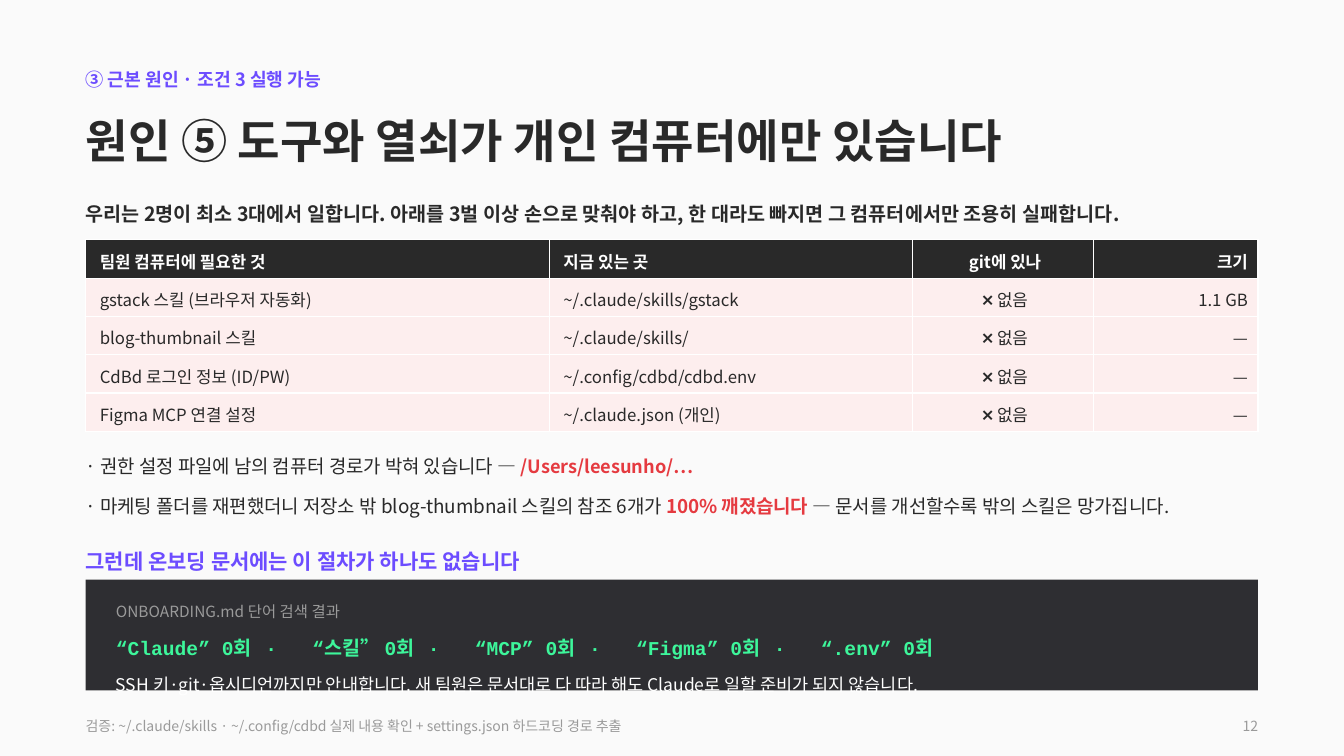
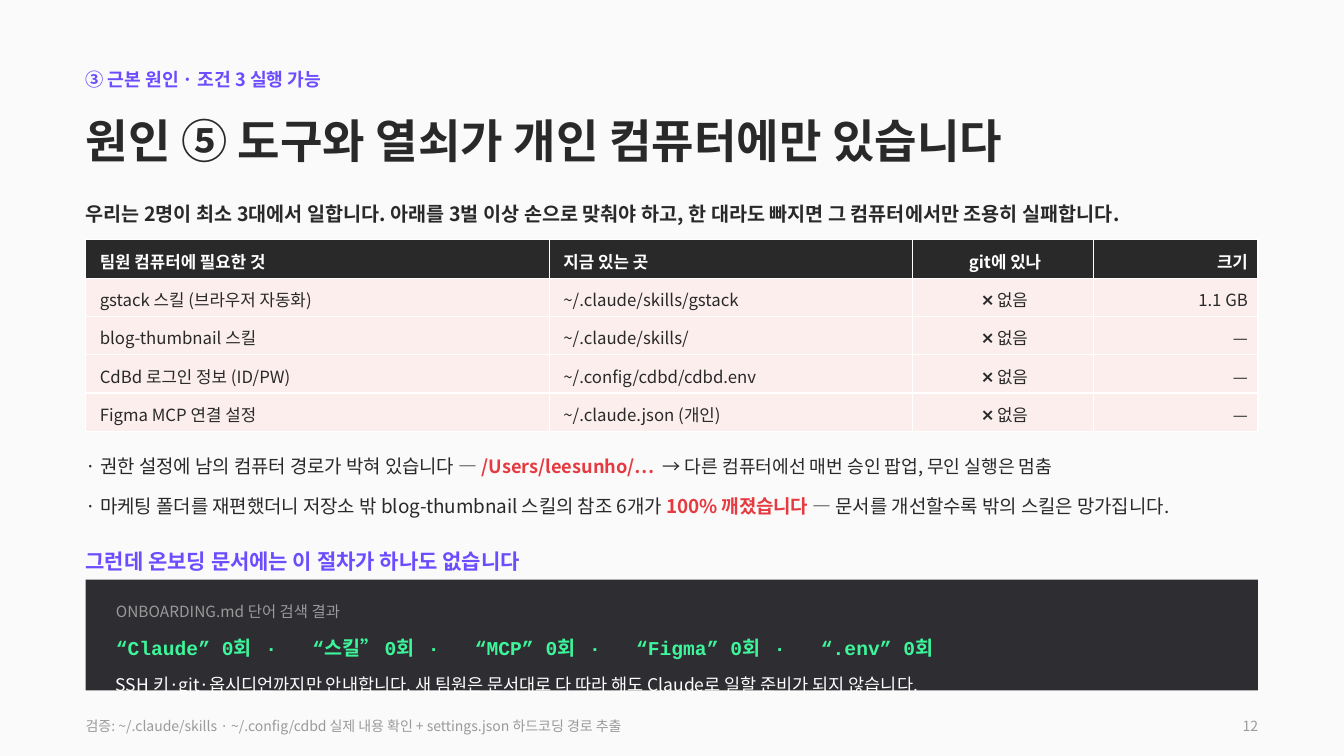
Before and after one commit to CdBd-in/design, a slide deck: slide 12 of CdBd 문서 체계 진단 및 개편 제안.pptx. Drawn at 1344x756 pixels with LibreOffice and Linux fonts; fonts in the diff are those of the drawing. Boxes give left, top, right and bottom in pixels: in the first picture for what was removed or moved away, otherwise in the second. Text is boxed around its words. In the diff, an @@ line names an element or a change of style, - is before the commit and + after.

```diff
--- a/CdBd 문서 체계 진단 및 개편 제안.pptx
+++ b/CdBd 문서 체계 진단 및 개편 제안.pptx
@@ text at [100,457,1052,477]: text changed; size 13.5 to 13 pt @@
-· 권한 설정 파일에 남의 컴퓨터 경로가 박혀 있습니다 — /Users/leesunho/…
+· 권한 설정에 남의 컴퓨터 경로가 박혀 있습니다 — /Users/leesunho/… → 다른 컴퓨터에선 매번 승인 팝업, 무인 실행은 멈춤
```
Also in this commit, not shown: 4 other slides changed, 1 other file.
